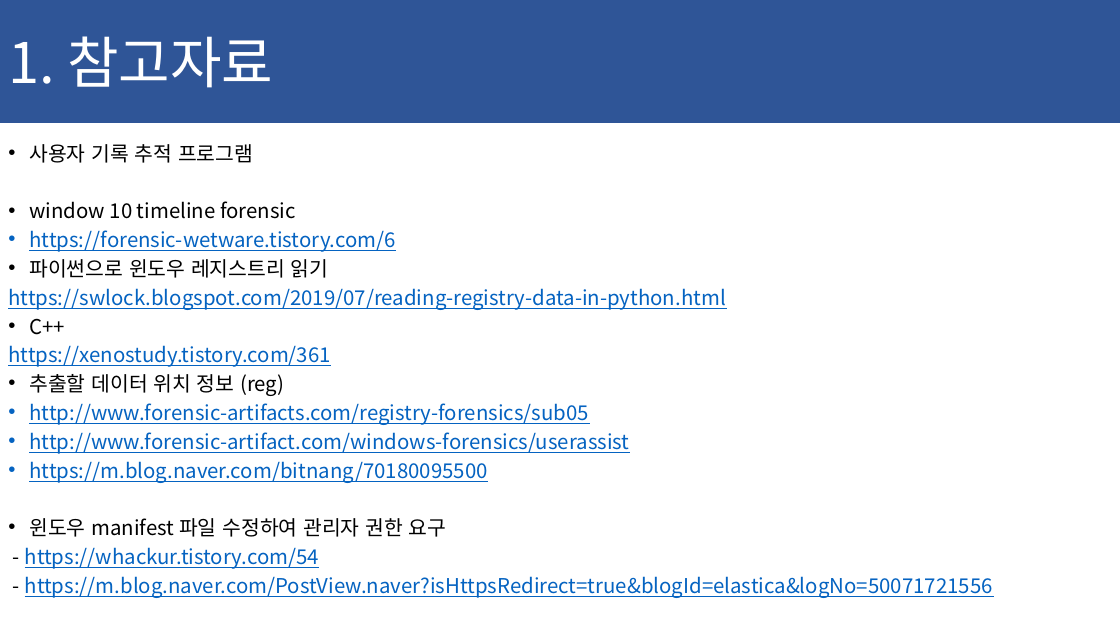
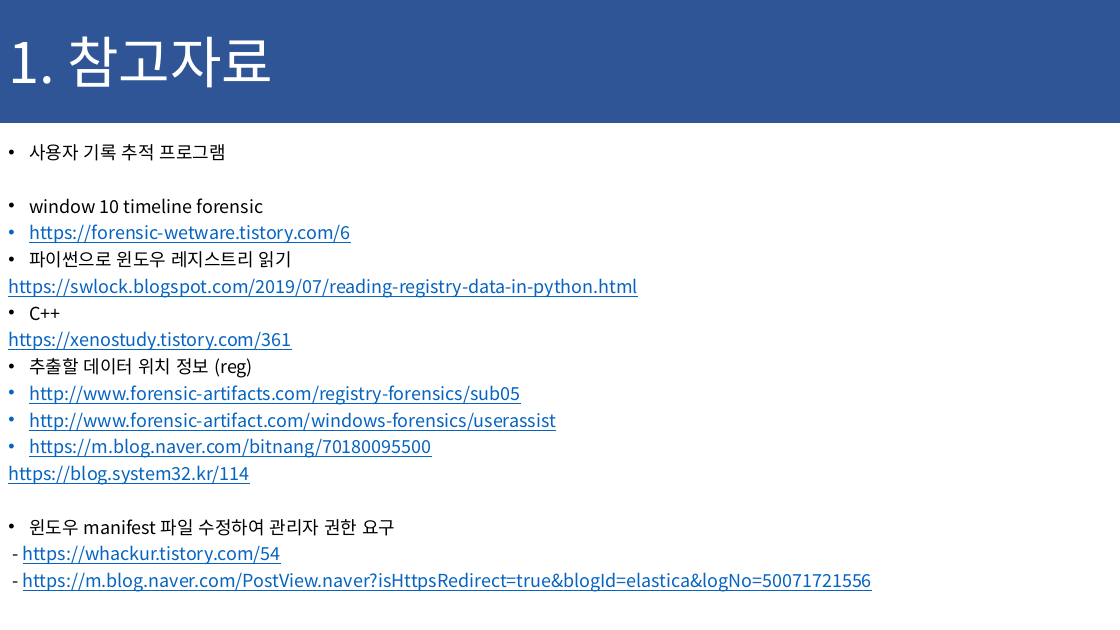
Before and after one commit to ChaeSung-Lee/DJ_InternShip, a slide deck: slide 11 of 2021_Summer/jp.hong/Project_BnD_jph.pptx. Drawn at 1120x630 pixels with LibreOffice and Linux fonts; fonts in the diff are those of the drawing. Boxes give left, top, right and bottom in pixels: in the first picture for what was removed or moved away, otherwise in the second. Text is boxed around its words. In the diff, an @@ line names an element or a change of style, - is before the commit and + after.

Commit message:
add ref_data

```diff
--- a/2021_Summer/jp.hong/Project_BnD_jph.pptx
+++ b/2021_Summer/jp.hong/Project_BnD_jph.pptx
@@ text at [8,144,872,592]: size 17.5 to 15.4 pt @@
@@ text at [8,465,249,485]: paragraph added @@
+https://blog.system32.kr/114
```
Also in this commit, not shown: 1 other slide changed, 1 slide added.
